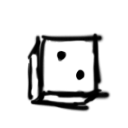
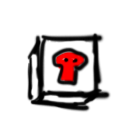
Revision of a layered 128x128 image; what changed, layer by layer:
added layer "Ebene 12" above "Ebene 15" over [50, 46, 90, 87]
hid "Ebene 6" over [56, 50, 86, 82]
